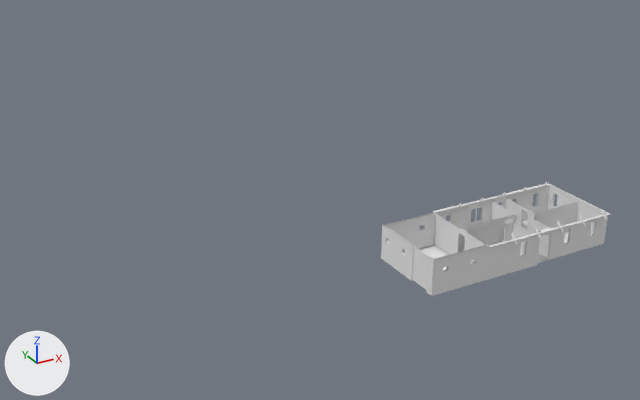
Before and after pictures for a commit that changed the Blender file SteamedWorlds/Resources/Models/wohnhaus.blend.
Rendered twice from a 50 mm camera at (-37.7, -43.1, 28.3) aimed at (-5.9, 14.7, -0.6). Lighting does not change. The marker at lower left points along +X, +Y and +Z.
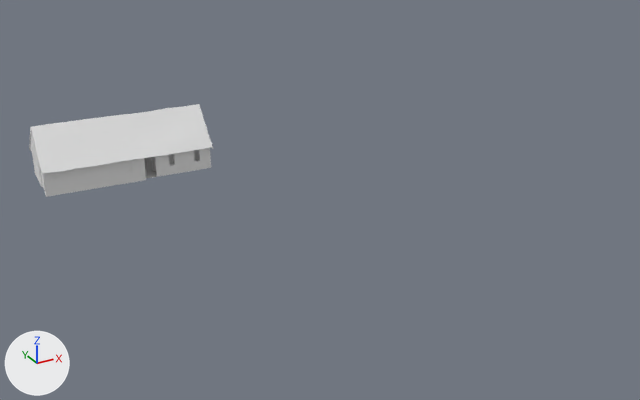
Where the newer file only moved an object's origin or applied its transform, the numbers keep the older frame.

Changed parts and their boxes [x1, y1, x2, y2] in the pictures (640 x 400 px; the box of a moved part takes in the faces that stretch with it):
'wand', mesh turned, moved
    before: [381, 183, 610, 296]
    after: [32, 148, 211, 197]
'Plane.018', shown
    after: [29, 104, 213, 175]
'Plane.007', mesh turned
    before: [419, 219, 568, 271]
    after: [144, 157, 199, 179]
'Plane.023', mesh turned, moved
    before: [412, 246, 429, 290]
    after: [40, 169, 44, 188]
'Cube.001', reshaped, moved, turned (not visible afterwards)
    before: [457, 182, 607, 245]
'Plane.017', shown
    after: [126, 160, 132, 172]
'fensterzargebreit', moved (not visible afterwards)
    before: [471, 207, 482, 223]
'Plane.000', shown
    after: [53, 175, 58, 179]
'Plane.021', shown
    after: [79, 171, 84, 175]
part 5 of me_plane_027, moved or reshaped (not visible before)
    after: [30, 133, 41, 169]
part 6 of me_plane_027, moved or reshaped (not visible before)
    after: [29, 104, 213, 175]

Diff of the bpy script that builds the scene:
```diff
--- a/SteamedWorlds/Resources/Models/wohnhaus.blend.py
+++ b/SteamedWorlds/Resources/Models/wohnhaus.blend.py
@@ me_plane_001 @@
 me_plane_001.from_pydata(...)  # 819 vertices, 657 faces, 1 loose edge; spans x -8.3..6.8, y -6.1..0.4, z -1.7..0.9
+# me_plane_001 part 1: the whole mesh is turned -3.5 degrees about the z axis through its middle, then moved by (-16.0, 35.6, -0.7)
 me_plane_001.materials.append(mat_bauernhaus_wand)
@@ me_plane_032 @@
 me_plane_032.from_pydata(...)  # 296 vertices, 272 faces; spans x -0.01..0.04, y -0.89..0.89, z -1.23..1.23
+# me_plane_032 part 2: the whole mesh is turned -3.5 degrees about the z axis through its middle, then moved by (-24.24, 31.56, -0.97)
 me_plane_032.materials.append(mat_scheunentor)
@@ me_cube_018 @@
 # used by ob_cube_001; location = (-0.34, 0.0, 0.0); rotation_euler = (0.0, 0.0, 3.142), in degrees (0, 0, 180)
-me_cube_018.from_pydata(...)  # 120 vertices, 122 faces; spans x -7.352..-7.261, y -3.375..-2.735, z 2.131..2.752
+me_cube_018.from_pydata(...)  # 1200 vertices, 1220 faces; spans x -18.19..-9.141, y 28.842..36.1, z -0.103..0.626
+# me_cube_018 part 3: 120 vertices removed from x -7.352..-7.261, y -3.375..-2.735, z 2.131..2.752
 me_cube_018.materials.append(mat_dachtr)
@@ me_plane_007 @@
 me_plane_007.from_pydata(...)  # 503 vertices, 421 faces; spans x -7.29..7.3, y -3.0..2.8, z -0.22..0.0
+# me_plane_007 part 4: the whole mesh is turned -3.5 degrees about the z axis through its middle, then moved by (-16.77, 32.69, -2.13)
 me_plane_007.materials.append(mat_bauernhausboden)
@@ me_plane_027 @@
 me_plane_027.from_pydata(...)  # 302 vertices, 256 faces, 9 loose edges; spans x -7.7..7.6, y -3.5..3.6, z 1.9..5.4
+# me_plane_027 part 5: the loose piece of 12 vertices spanning x -7.6..-7.5, y -3.4..3.4, z 2.2..5.2 is turned -3.5 degrees about the z axis through its middle, then moved by (-16.7, 33.1, -2.1)
+# me_plane_027 part 6: the loose piece of 266 vertices spanning x -7.7..7.6, y -3.5..3.6, z 1.9..5.4 is multiplied about its middle by the matrix ((0.998, 0.06, -0.001), (-0.06, 0.998, 0.001), (0.001, 0.0, 1.0)), then moved by (-16.8, 32.7, -2.1)
 me_plane_027.materials.append(mat_material_003)
@@ ob_wand @@
 ob_wand = bpy.data.objects.new('wand', me_plane_001)
-ob_wand.location = (0.78, 2.91, 1.44)
+ob_wand.location = (0.0, 0.0, 0.0)
 _m = ob_wand.modifiers.new('EdgeSplit', 'EDGE_SPLIT')
@@ ob_plane_023 @@
 ob_plane_023 = bpy.data.objects.new('Plane.023', me_plane_032)
-ob_plane_023.location = (-7.39, -1.58, 1.15)
+ob_plane_023.location = (0.0, 0.0, 0.0)
@@ ob_cube_001 @@
 ob_cube_001 = bpy.data.objects.new('Cube.001', me_cube_018)
-ob_cube_001.location = (-0.34, 0.0, 0.0)
-ob_cube_001.rotation_euler = (0.0, 0.0, 3.142)  # degrees (0, 0, 180)
+ob_cube_001.location = (0.0, 0.0, 0.0)
 _m = ob_cube_001.modifiers.new('Mirror', 'MIRROR')
@@ ob_fensterzargebreit @@
 ob_fensterzargebreit = bpy.data.objects.new('fensterzargebreit', me_plane_023)
-ob_fensterzargebreit.location = (-3.19, 0.0, 0.0)
+ob_fensterzargebreit.location = (0.0, 0.0, 0.0)
@@ ob_plane_000 @@
 ob_plane_000 = bpy.data.objects.new('Plane.000', me_plane_000)
-ob_plane_000.location = (-6.53, -3.04, 1.35)
-ob_plane_000.hide_set(True)  # its collection is switched off
+ob_plane_000.location = (0.0, 0.0, 0.0)
@@ ob_plane_017 @@
 ob_plane_017 = bpy.data.objects.new('Plane.017', me_plane_018)
-ob_plane_017.location = (-2.11, 0.0, 0.0)
-ob_plane_017.rotation_euler = (0.0, 0.0, -3.142)  # degrees (0, 0, -180)
-ob_plane_017.hide_set(True)  # its collection is switched off
+ob_plane_017.location = (0.0, 0.0, 0.0)
@@ ob_plane_021 @@
 ob_plane_021 = bpy.data.objects.new('Plane.021', me_plane_030)
-ob_plane_021.location = (-4.27, -3.04, 1.35)
-ob_plane_021.hide_set(True)  # its collection is switched off
+ob_plane_021.location = (0.0, 0.0, 0.0)
@@ ob_plane_018 @@
 _m = ob_plane_018.modifiers.new('EdgeSplit', 'EDGE_SPLIT')
-ob_plane_018.hide_set(True)  # its collection is switched off
```
